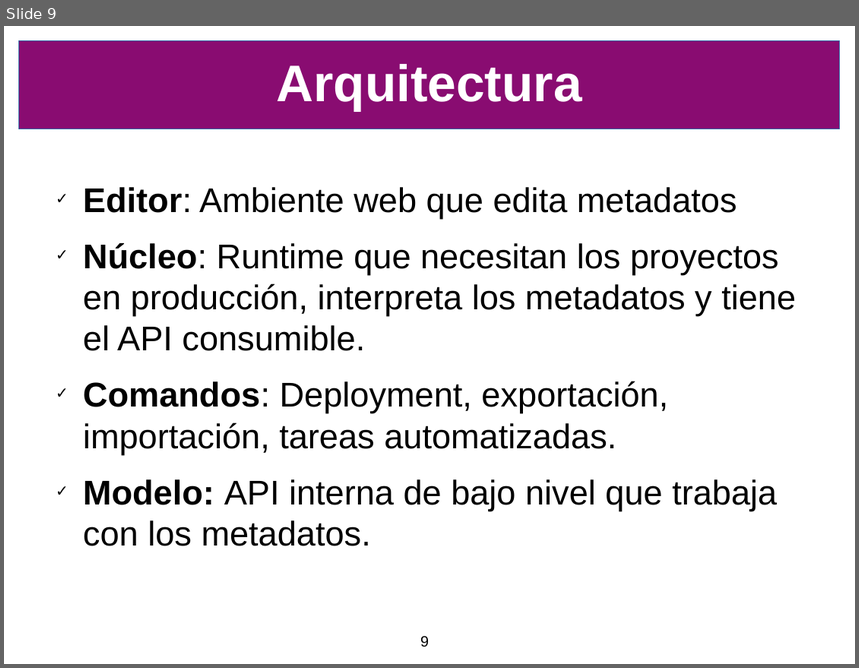
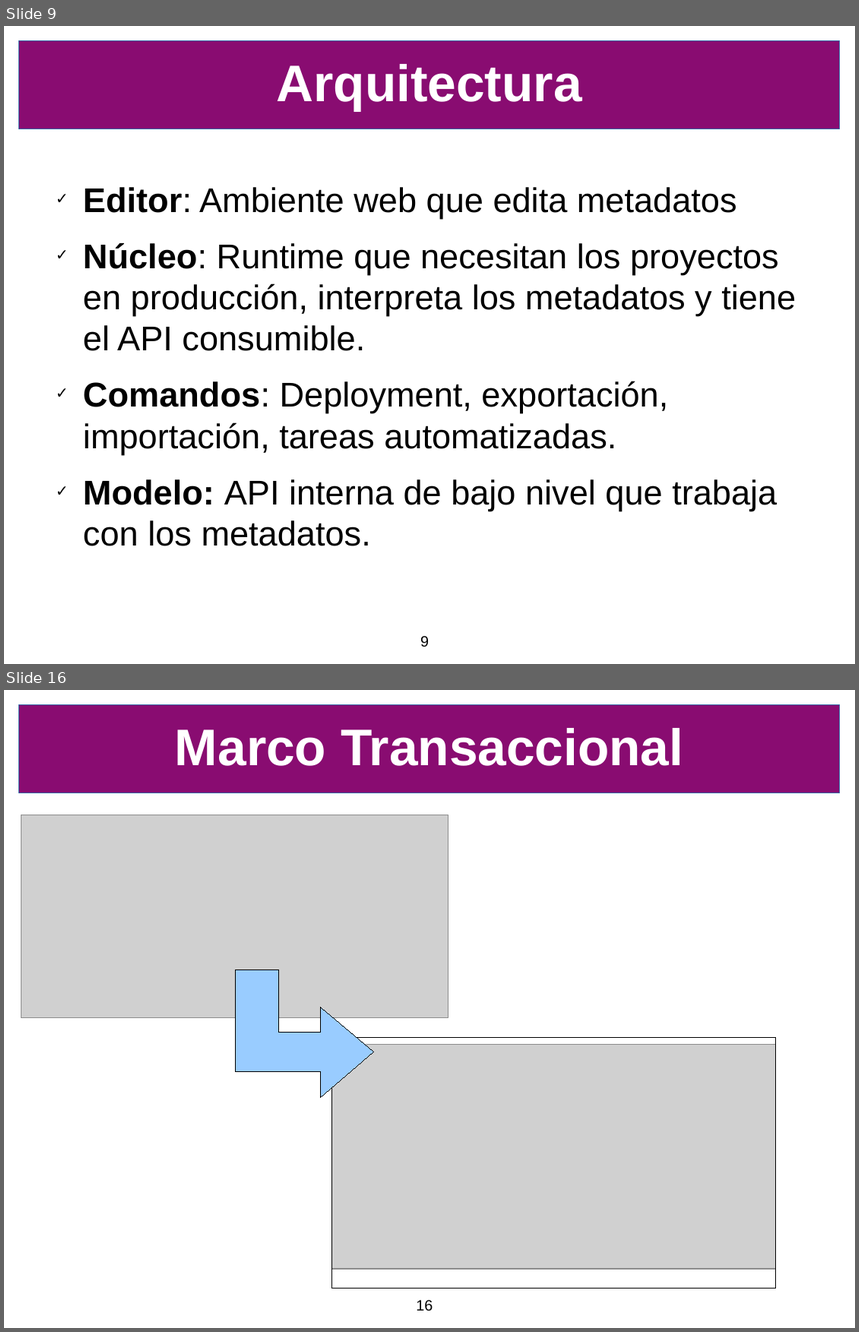
Before and after one commit to SIU-Toba/framework, a slide deck: doc/presentacion/CafeConf2006.odp. Shown one above the other, each under a label of ours: slide 9 before the commit, slides 9 and 16 after it; the slides between them are not shown. The pictures are 859x668 and 859x1332 pixels, drawn with LibreOffice and Linux fonts; fonts in the diff are those of the drawing; grey boxes stand for pictures; background and template pictures are left out. Boxes give left, top, right and bottom in pixels: in the first picture for what was removed or moved away, otherwise in the second. Text is boxed around its words. In the diff, an @@ line names an element or a change of style, - is before the commit and + after.

Commit message:
La presentación con algunos screenshots para mitigar el aburrimiento

```diff
--- a/doc/presentacion/CafeConf2006.odp
+++ b/doc/presentacion/CafeConf2006.odp
@@ slide 16 added at (4, 690, 855, 1328), background #FFFFFF; not listed: 1 template element that a slide beside it also shows @@
@@ title added at (175, 728, 683, 766), 48 pt, text #FFFFFF, bold @@
+Marco Transaccional
@@ picture added at (21, 815, 448, 1018) @@
@@ freeform shape added at (236, 970, 374, 1098), fill #99CCFF, outline #000000 0 pt @@
@@ picture added at (332, 1044, 776, 1269) @@
@@ rectangle added at (332, 1037, 776, 1289), outline #000000 0 pt @@
@@ page number added at (416, 1300, 433, 1312), 14 pt, text #000000 @@
+16
```
Also in this commit, not shown: 7 other slides added, 1 slide removed, 1 other file.
